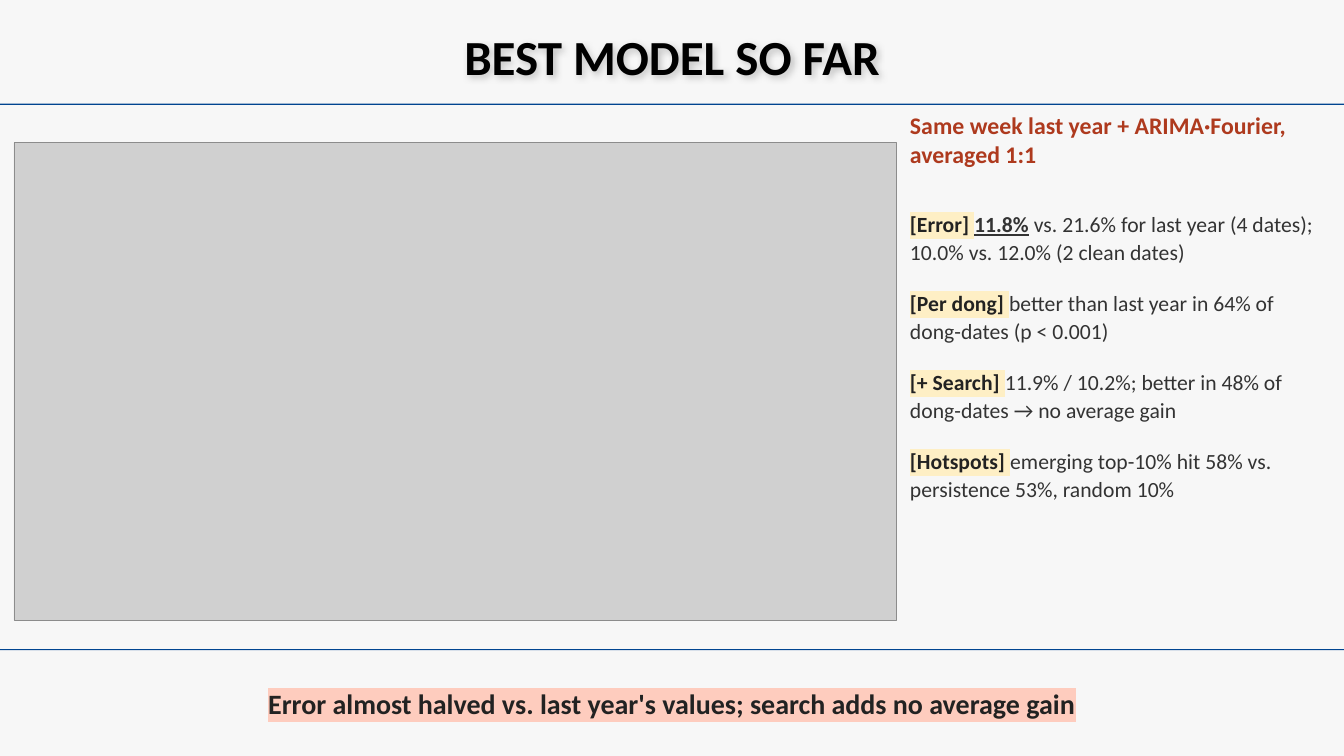
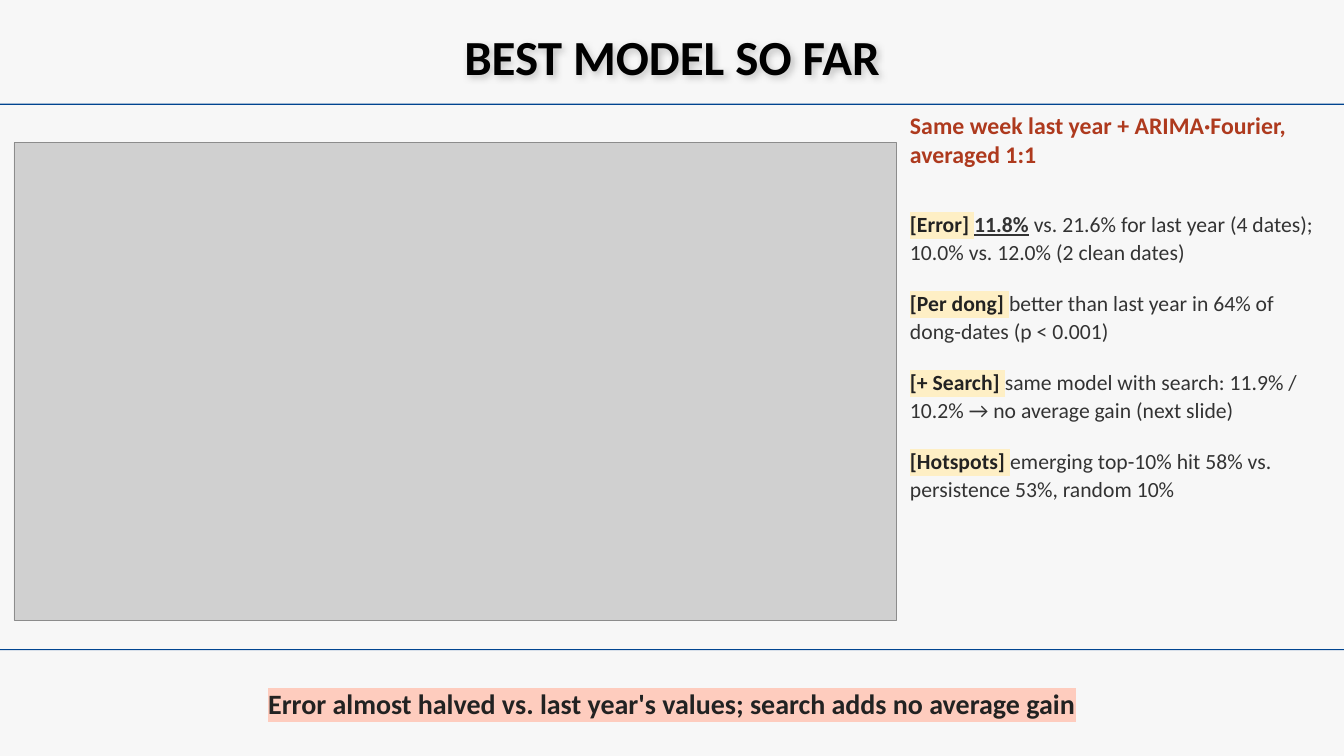
Before and after one commit to beblack127/HEAT, a slide deck: slide 6 of reports/gt_midterm/slides/HEAT_midterm.pptx (slide 7 before the commit). Drawn at 1344x756 pixels with LibreOffice and Linux fonts; fonts in the diff are those of the drawing; grey boxes stand for pictures. Boxes give left, top, right and bottom in pixels: in the first picture for what was removed or moved away, otherwise in the second. Text is boxed around its words. In the diff, an @@ line names an element or a change of style, - is before the commit and + after.

```diff
--- a/reports/gt_midterm/slides/HEAT_midterm.pptx
+++ b/reports/gt_midterm/slides/HEAT_midterm.pptx
@@ text at (x1=910, y1=374, x2=1284, y2=422): text changed @@
-[+ Search] 11.9% / 10.2%; better in 48% of dong-dates → no average gain
+[+ Search] same model with search: 11.9% / 10.2% → no average gain (next slide)
```
Also in this commit, not shown: 1 slide added, 1 slide removed, 23 other files.
